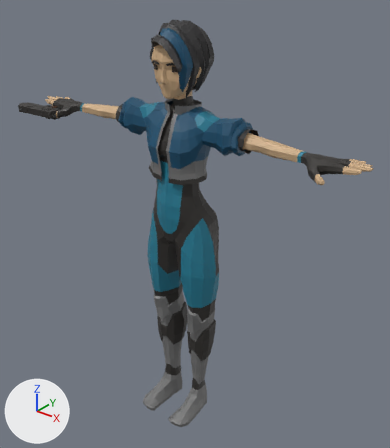
One commit to the glTF model models/people/f_SciFi.glb: the scene before it, then after it.
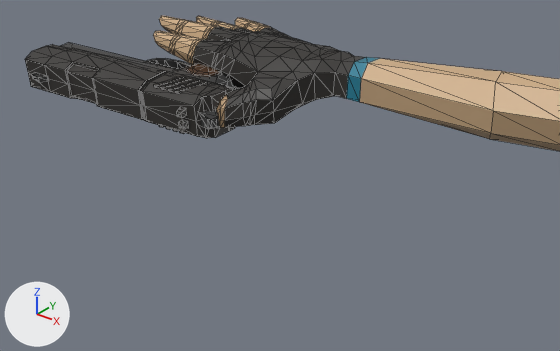
There are two pictures of each version: one whole from a camera (50 mm lens) standing at (1.398, -1.719, 2.05) and looking at (0.017, 0.006, 0.98), one close up from a camera (50 mm lens) standing at (-0.208, -0.66, 1.668) and looking at (-0.667, -0.086, 1.313). The axes (+X, +Y, +Z) are drawn at lower left. The lights are the same throughout. The first two pictures are the older version. The close-ups show mesh edges as thin lines. Where no turn or scale is listed for an object, it has been applied to the vertices.

In view in the first close-up: 'Pistol', 'SciFi_Body'.
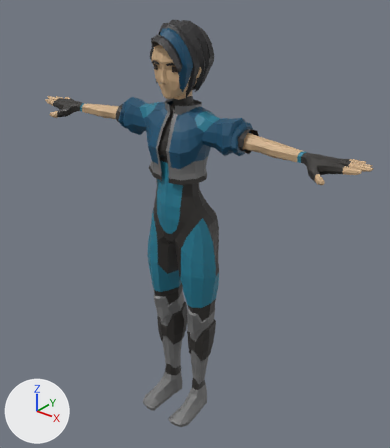
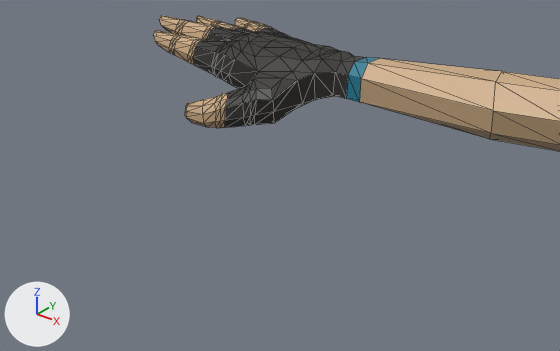
Changed parts and their boxes [x1, y1, x2, y2] in the close-ups (560 x 351 px):
'Pistol', deleted: before [25, 43, 237, 138]
    faces in mat_black (dark grey #312e2b): [25, 44, 235, 138]
    faces in mat_grey (dark grey #3f3f3f): [32, 43, 237, 129]
    faces in mat_darkbrown (brown #492e18): [186, 64, 220, 77]

What the commit changed:
Object 'Pistol' (ob_pistol) is deleted.
